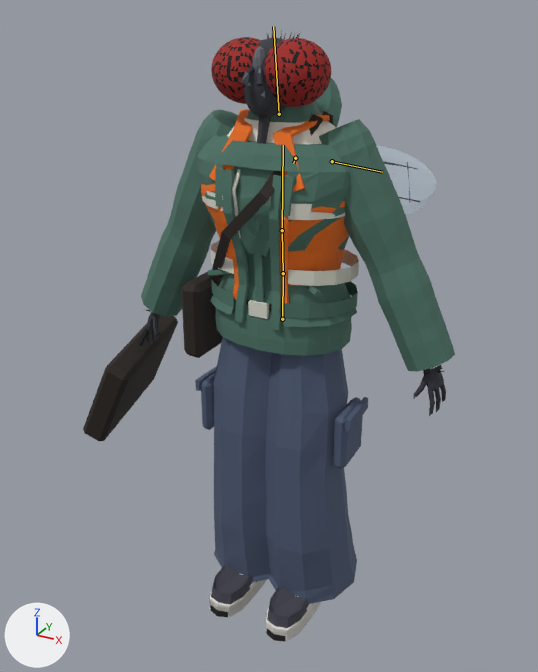
Two versions of the Blender file art/npc/sinek.blend, one commit apart.
Rendered twice from a 50 mm camera at (0.807, -1.533, 1.554) aimed at (-0.094, 0.105, 0.735). Arrows for +X, +Y and +Z are at lower left; the lights stay in place. The picture after the commit comes second. The bones that change are drawn over the model as lines.

The first picture shows 'aks_evrak', 'aks_omuz', 'alt_kargo', 'ayk_bot', 'deri_kol_alt', 'tur_bas', 'tur_eller', 'tur_kanat', 'ust_isci', 'ust_kapusonlu', 'ust_kisa', 'ust_takim', 'ust_tisort' and 2 more.
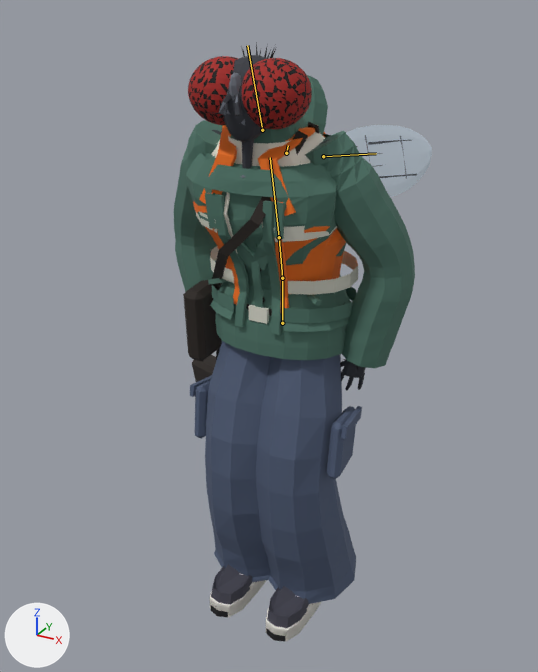
The newer file adds an action. The first version stands in its rest pose; the second is drawn at frame 20 of the action 'disari_at'.

Patch to the scene script:
```diff
--- a/art/npc/sinek.blend.py
+++ b/art/npc/sinek.blend.py
@@ bone_hips @@
 bone_hips = bpy.data.objects['NpcIskelet'].pose.bones['hips']
-bone_hips.location = (0.0, 0.0, 0.0)
+bone_hips.location = (0.0, -0.012, 0.0)
@@ bone_spine @@
 bone_spine = bpy.data.objects['NpcIskelet'].pose.bones['spine']  # child of 'hips'
-bone_spine.rotation_euler = (0.0, 0.0, 0.0)  # degrees (0, 0, 0)
+bone_spine.rotation_euler = (0.14, 0.0, 0.0)  # degrees (8, 0, 0)
@@ bone_chest @@
 bone_chest = bpy.data.objects['NpcIskelet'].pose.bones['chest']  # child of 'spine'
-bone_chest.rotation_euler = (0.0, 0.0, 0.0)  # degrees (0, 0, 0)
+bone_chest.rotation_euler = (0.0873, 0.0, 0.0)  # degrees (5, 0, 0)
@@ bone_head @@
 bone_head = bpy.data.objects['NpcIskelet'].pose.bones['head']  # child of 'neck'
-bone_head.rotation_euler = (0.0, 0.0, 0.0)  # degrees (0, 0, 0)
+bone_head.rotation_euler = (-0.0175, 0.0, 0.0)  # degrees (-1, 0, 0)
@@ bone_wing_l_0 @@
 bone_wing_l_0 = bpy.data.objects['NpcIskelet'].pose.bones['wing.L.0']  # child of 'chest'
-bone_wing_l_0.rotation_euler = (0.0, 0.0, 0.0)  # degrees (0, 0, 0)
+bone_wing_l_0.rotation_euler = (0.0, -0.0175, 0.0349)  # degrees (0, -1, 2)
@@ bone_wing_r_0 @@
 bone_wing_r_0 = bpy.data.objects['NpcIskelet'].pose.bones['wing.R.0']  # child of 'chest'
-bone_wing_r_0.rotation_euler = (0.0, 0.0, 0.0)  # degrees (0, 0, 0)
+bone_wing_r_0.rotation_euler = (0.0, 0.0175, -0.0349)  # degrees (0, 1, -2)
@@ bone_pole_knee_l @@
 bone_pole_knee_l = bpy.data.objects['NpcIskelet'].pose.bones['pole_knee.L']
-bone_pole_knee_l.location = (0.0, 0.0, 0.0)
+bone_pole_knee_l.location = (-0.05, 0.1, 0.0)
@@ bone_ik_hand_l @@
 bone_ik_hand_l = bpy.data.objects['NpcIskelet'].pose.bones['ik_hand.L']
-bone_ik_hand_l.location = (0.0, 0.0, 0.0)
-bone_ik_hand_l.rotation_euler = (0.0, 0.0, 0.0)  # degrees (0, 0, 0)
+bone_ik_hand_l.location = (-0.172, -0.058, -0.062)
+bone_ik_hand_l.rotation_euler = (-1.047, 0.0, 0.349)  # degrees (-60, 0, 20)
@@ bone_pole_elbow_l @@
 bone_pole_elbow_l = bpy.data.objects['NpcIskelet'].pose.bones['pole_elbow.L']
-bone_pole_elbow_l.location = (0.0, 0.0, 0.0)
+bone_pole_elbow_l.location = (0.132, -0.3, -0.157)
@@ bone_pole_knee_r @@
 bone_pole_knee_r = bpy.data.objects['NpcIskelet'].pose.bones['pole_knee.R']
-bone_pole_knee_r.location = (0.0, 0.0, 0.0)
+bone_pole_knee_r.location = (0.05, 0.1, 0.0)
@@ bone_ik_hand_r @@
 bone_ik_hand_r = bpy.data.objects['NpcIskelet'].pose.bones['ik_hand.R']
-bone_ik_hand_r.location = (0.0, 0.0, 0.0)
-bone_ik_hand_r.rotation_euler = (0.0, 0.0, 0.0)  # degrees (0, 0, 0)
+bone_ik_hand_r.location = (0.172, -0.058, -0.062)
+bone_ik_hand_r.rotation_euler = (-1.047, 0.0, -0.349)  # degrees (-60, 0, -20)
@@ bone_pole_elbow_r @@
 bone_pole_elbow_r = bpy.data.objects['NpcIskelet'].pose.bones['pole_elbow.R']
-bone_pole_elbow_r.location = (0.0, 0.0, 0.0)
+bone_pole_elbow_r.location = (-0.132, -0.3, -0.157)
```

Changed parts and their boxes (x1, y1, x2, y2) in the pictures (538 x 672 px):
'alt_kargo', posed
    before: (195, 337, 368, 604)
    after: (190, 341, 362, 604)
'ust_kisa', posed (23% narrower)
    before: (141, 109, 455, 372)
    after: (174, 120, 415, 368)
'ust_kapusonlu', posed
    before: (197, 78, 358, 330)
    after: (186, 75, 356, 335)
'ust_isci', posed
    before: (201, 101, 359, 319)
    after: (193, 117, 358, 324)
'tur_bas', posed
    before: (211, 30, 331, 144)
    after: (188, 42, 312, 178)
'ust_takim', posed
    before: (215, 111, 443, 369)
    after: (201, 127, 347, 360)
'aks_evrak', posed
    before: (83, 315, 178, 441)
    after: (192, 348, 220, 382)
'aks_omuz', posed (10% narrower)
    before: (181, 111, 333, 358)
    after: (183, 122, 319, 361)
'tur_kanat', posed
    before: (377, 146, 437, 215)
    after: (346, 125, 432, 197)
'ust_tisort', posed (mostly hidden)
    before: (222, 113, 316, 320)
    after: (208, 134, 338, 325)
'tur_eller', posed
    before: (146, 310, 446, 416)
    after: (340, 359, 365, 391)
'deri_kol_alt', posed (not visible afterwards)
    before: (435, 365, 442, 371)
bone 'hips', root to tip
    before: (282, 319) to (283, 273)
    after: (282, 323) to (282, 278)
bone 'spine', root to tip
    before: (283, 273) to (282, 230)
    after: (282, 278) to (279, 237)
bone 'chest', root to tip
    before: (282, 230) to (283, 145)
    after: (279, 237) to (270, 157)
bone 'head', root to tip
    before: (279, 114) to (273, 26)
    after: (262, 130) to (247, 45)
bone 'wing.L.0', root to tip
    before: (332, 161) to (382, 172)
    after: (323, 156) to (376, 153)
bone 'wing.R.0', root to tip
    before: (295, 158) to (293, 163)
    after: (286, 153) to (288, 145)
